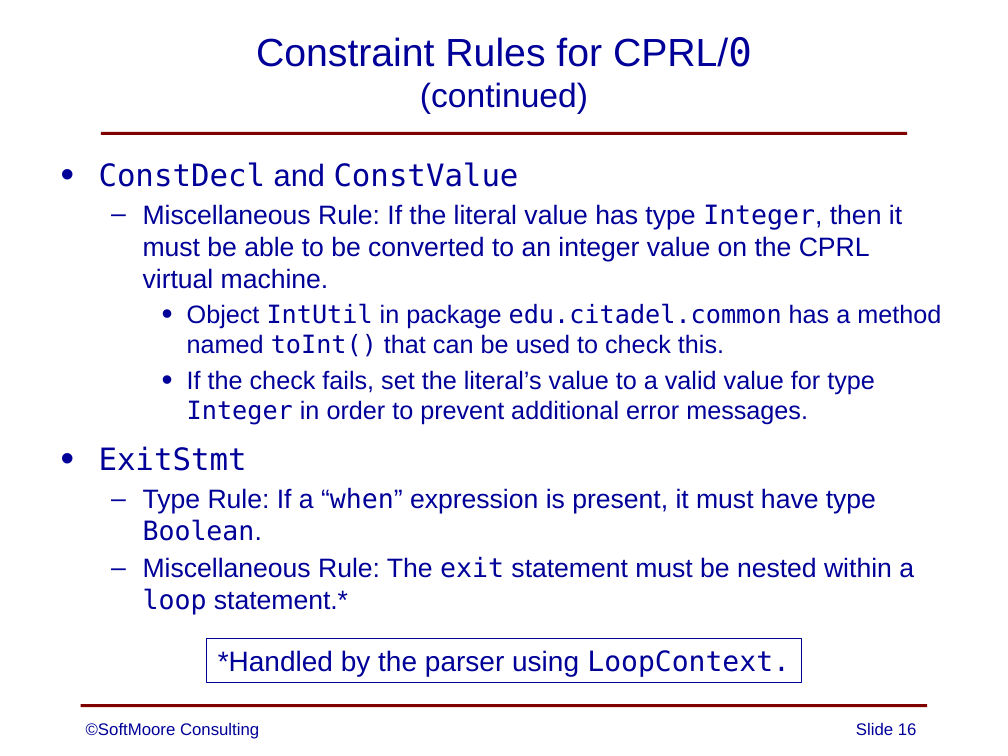
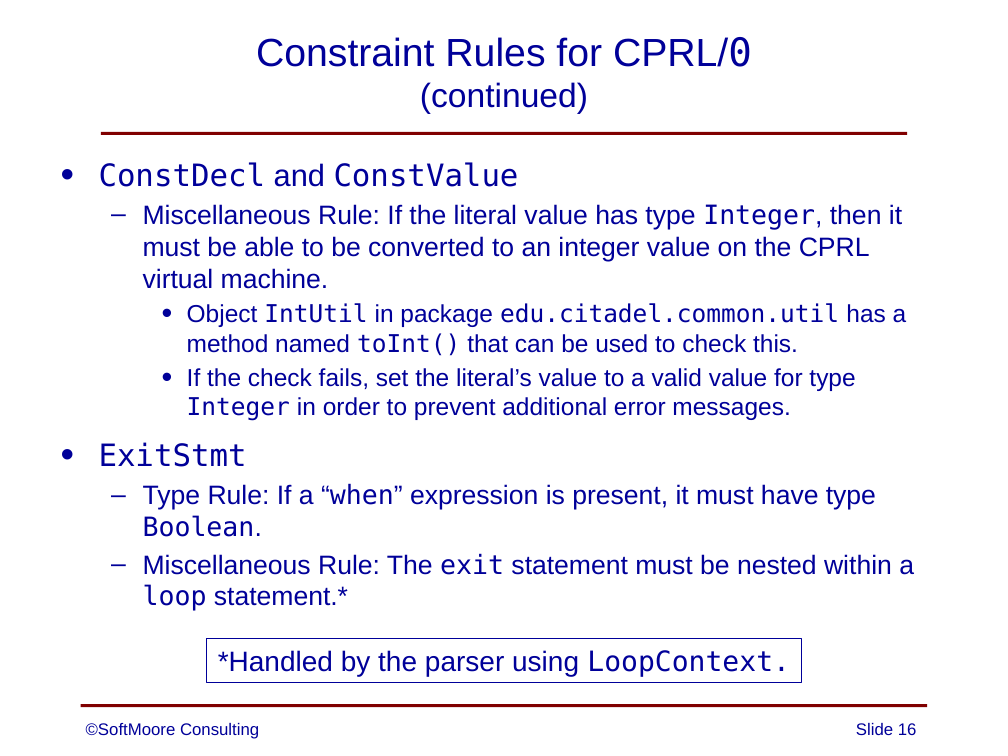
Before and after one commit to SoftMoore/CPRL-Kt-3rd, a slide deck: slide 16 of PowerPoints/09 - Constraint Analysis.pptx. Drawn at 1008x756 pixels with LibreOffice and Linux fonts; fonts in the diff are those of the drawing. Boxes give left, top, right and bottom in pixels: in the first picture for what was removed or moved away, otherwise in the second. Text is boxed around its words. In the diff, an @@ line names an element or a change of style, - is before the commit and + after.

```diff
--- a/PowerPoints/09 - Constraint Analysis.pptx
+++ b/PowerPoints/09 - Constraint Analysis.pptx
@@ text at <box>187,303,907,356</box>: text changed; size 18 to 17.5 pt @@
-    • Object IntUtil in package edu.citadel.common has a method named toInt() that can be used to check this.
+    • Object IntUtil in package edu.citadel.common.util has a method named toInt() that can be used to check this.
@@ text at <box>187,368,855,421</box>: size 18 to 17.5 pt in "If the check fails, set the literal’s ..." @@
```
Also in this commit, not shown: 5 other slides changed.
